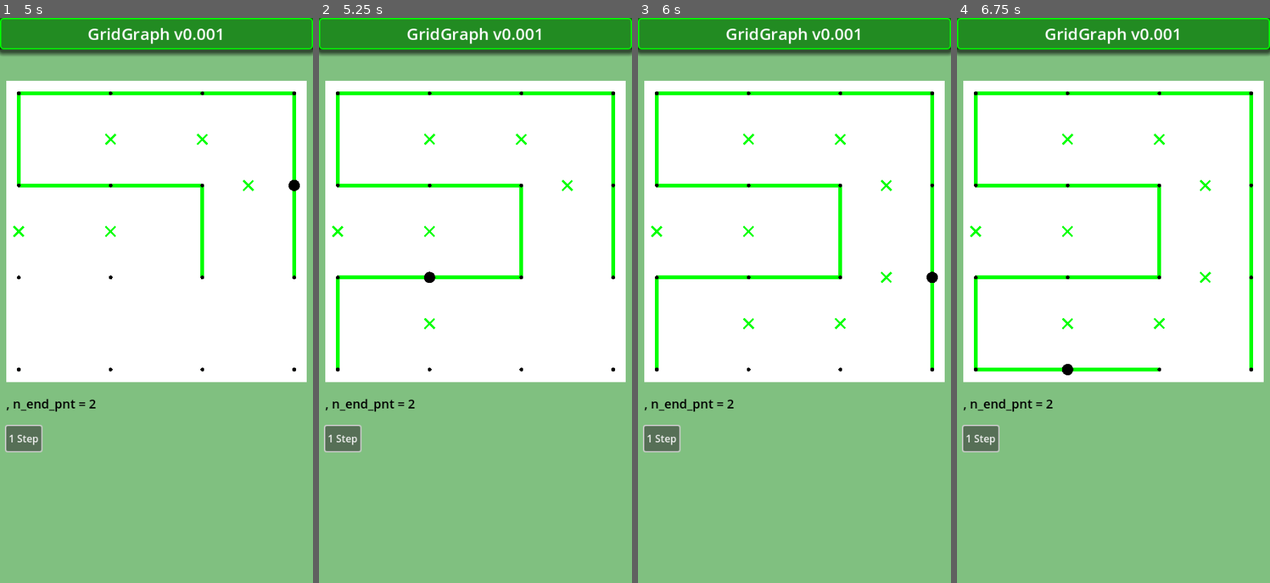
Above: before the commit, frames 1-4 (left to right).
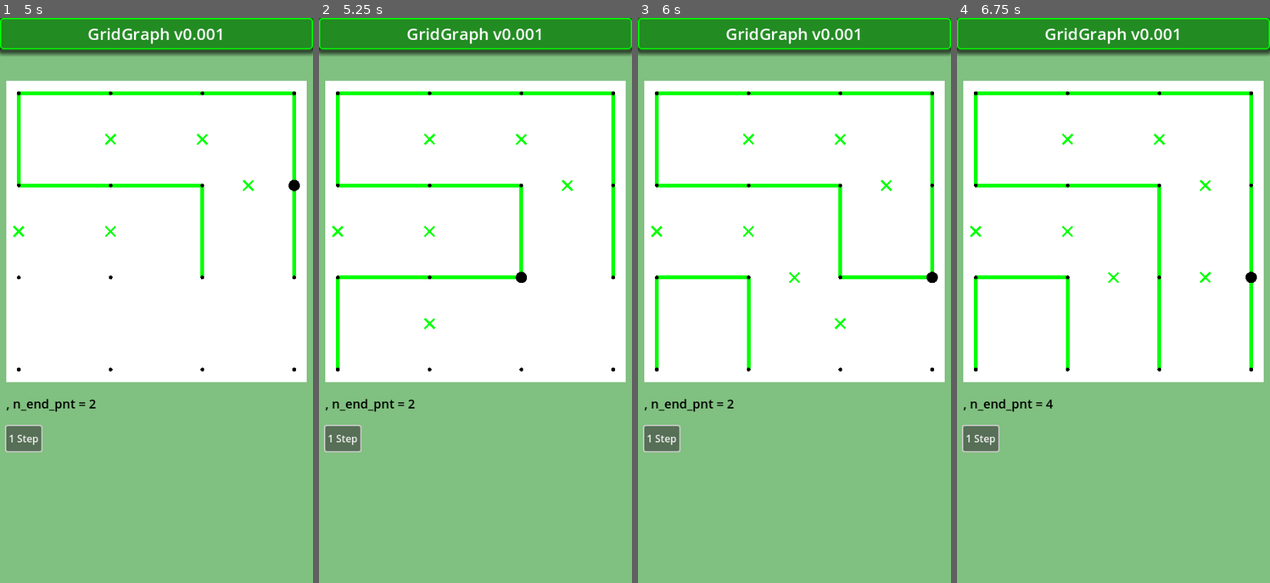
Above: after the commit, the same moments.

Repository: vivisuke/GridGraph
Game: Godot game, scene res://main.tscn
Two runs of this game, one before a commit and one after it. Both use one fixed random seed, a clock stepped at 60 frames per second and the inputs below.
Inputs:
- Up to frame 1 (5 s): click "1 Step" at 0.5 s; click "1 Step" at 1.25 s; click "1 Step" at 2 s; tap Enter at 2.75, 4.25 s; tap Space at 3.5 s
- Up to frame 2 (5.25 s): tap Space at 5 s
- Up to frame 3 (6 s): tap Enter at 5.75 s
- Up to frame 4 (6.75 s): tap Space at 6.5 s

Frame 1 is identical in both runs. In frame 2, 0.1% of the frame differs, in the area x 33-67%, y 44-47%; in frame 3, 0.9%; in frame 4, 1.2%, in the area x 6-96%, y 44-70%.

Commit message:
0030 ◎ C 03/22 03/22 0.001│ToDo│ローカルループが出来てしまった場合は、バック

Diff:
--- a/GridGraph/scripts/Board.gd
+++ b/GridGraph/scripts/Board.gd
@@ -242,9 +242,10 @@
 				make_h_link(ix)
 				if v_link[ix] == EMPTY:		# 下端でない場合
 					make_v_unlink(ix)
-				if mate[ix] == 0 && mate[ix+1] == 0 && n_end_pnt == 0:	# 閉路
-					print("loop found.")
-					is_loop = true
+				if mate[ix] == 0 && mate[ix+1] == 0:
+					if n_end_pnt == 0:	# 閉路
+						print("loop found.")
+						is_loop = true
 					sx += 1
 					fwd = false
 			elif v_link[ix] == EMPTY:
Not shown, changed: GridGraph.spr
